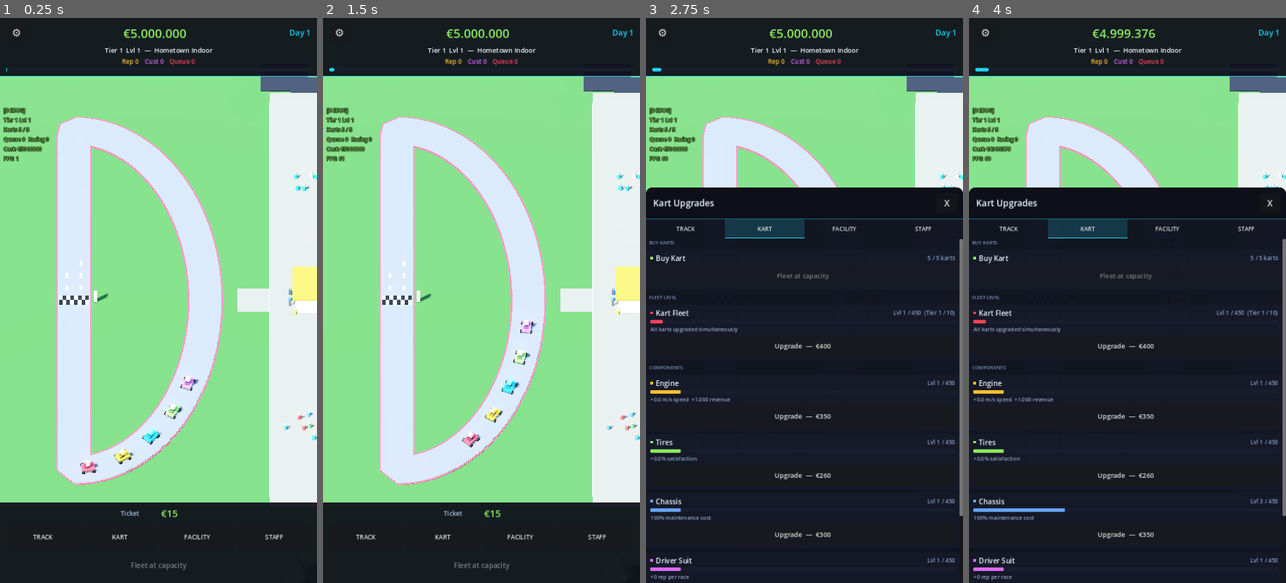
Above: before the commit, frames 1-4 (left to right).
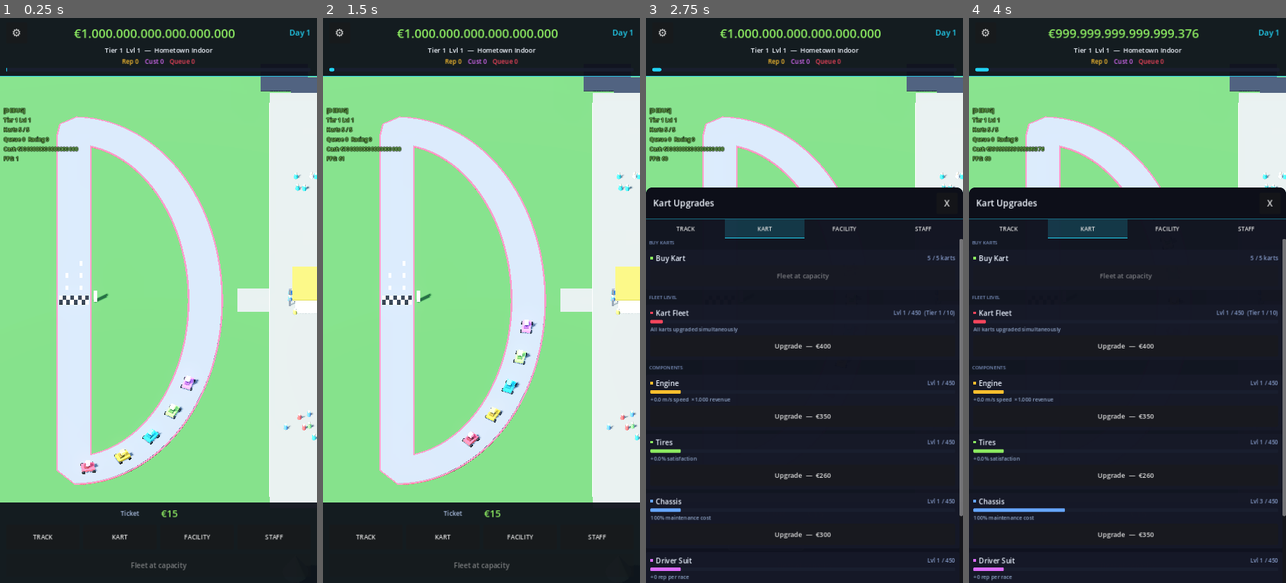
Above: after the commit, the same moments.

Repository: huubvreeker-create/Tycoon
Game: Godot game, scene res://scenes/main.tscn
The game is run twice, just before and just after one commit, with the same random seed, the same clock (stepped at 60 frames per second) and the same inputs.
Inputs:
- Up to frame 1 (0.25 s): no input
- Up to frame 2 (1.5 s): click "⚙" at 0.5 s; click "TRACK" at 1.25 s
- Up to frame 3 (2.75 s): click "KART" at 2 s
- Up to frame 4 (4 s): click "FACILITY" at 2.75 s; click "STAFF" at 3.5 s

The runs differ from the first frame. In frame 1, 0.5% of the frame differs, in the area x 6-74%, y 2-24%; in frame 2, 0.5%; in frame 3, 0.5%; in frame 4, 0.6%, in the area x 6-73%, y 2-24%.

Commit message:
Bump test starter cash to 1 quintillion
Was 5M, now 10^18. Player can buy anything at any tier instantly
during playtesting. Still flagged TEMPORARY in the comment — revert
to 5_000 before release.

https://claude.ai/code/session_01Sbv8ExRy1Fimm5caf9TfDv

Diff:
--- a/systems/economy_manager.gd
+++ b/systems/economy_manager.gd
@@ -5,10 +5,10 @@
 ## rather than mutating cash directly.
 ##
 
-# TEMPORARY for testing — bumped from 5_000 so the player can buy
-# everything immediately to inspect the visual result. Revert to
-# 5_000 once playtesting is done.
-const STARTING_CASH: int = 5_000_000
+# TEMPORARY for testing — absurdly bumped so the player can buy
+# anything at any tier without waiting. Revert to 5_000 once
+# playtesting is done.
+const STARTING_CASH: int = 1_000_000_000_000_000_000  # 1 quintillion (= 10^18)
 
 var cash: int = STARTING_CASH
 
